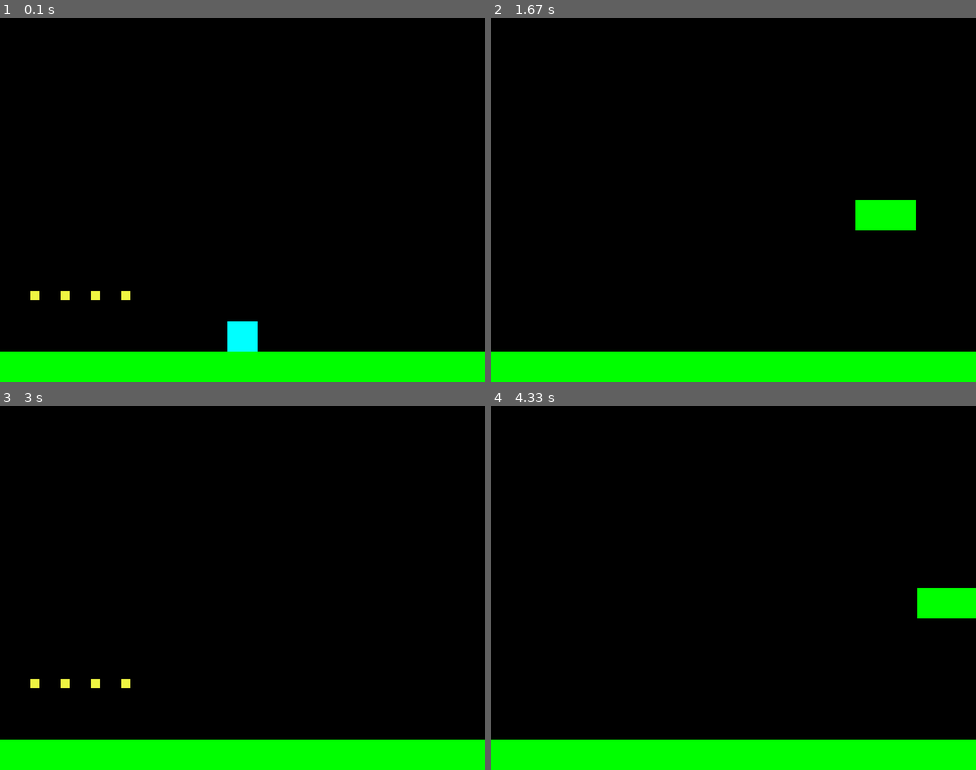
Above: before the commit, frames 1-4 (two rows, left to right).
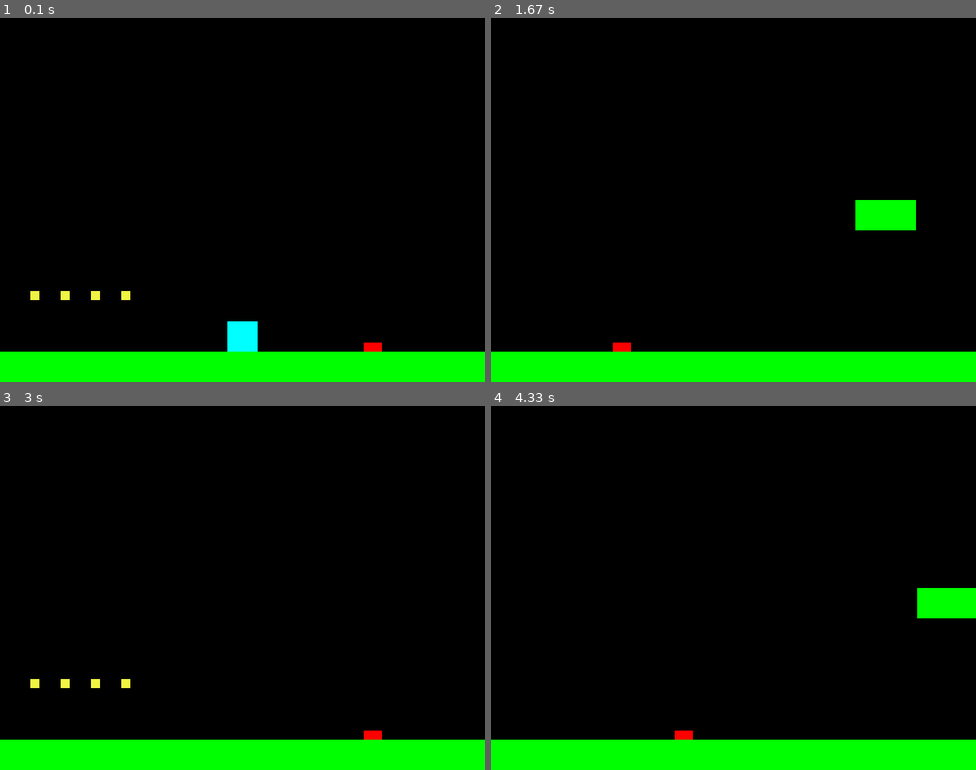
Above: after the commit, the same moments.

Repository: Rundumu/pygame-sonic-clone
Game: pygame game, started from main.py
Two runs of this game, one before a commit and one after it. Both use one fixed random seed, a clock stepped at 60 frames per second and the inputs below.
Inputs:
- Up to frame 1 (0.1 s): no input
- Up to frame 2 (1.67 s): hold Right 0.33-0.8 s; hold Up 0.83-1.13 s; hold Right 1.17-1.63 s
- Up to frame 3 (3 s): hold Left 1.67-2.2 s; hold Left 2.23-2.63 s; hold Up from 2.67 s (still down)
- Up to frame 4 (4.33 s): release Up at 3.03 s; hold Right 3.07-3.7 s; hold Left 3.73-4.2 s; hold Right from 4.23 s (still down)

The runs differ from the first frame. In frame 1, less than 0.1% of the frame differs, in the area x 75-79%, y 89-92%; in frame 2, less than 0.1%; in frame 3, less than 0.1%; in frame 4, less than 0.1%.

Commit message:
beginning work on spike functionality

Diff:
--- a/main.py
+++ b/main.py
@@ -60,6 +60,9 @@
 ramps = pygame.sprite.Group()
 ramps.add(ramp)
 
+# spikes
+spike = Spike(600, HEIGHT - 65)
+spikes = pygame.sprite.Group()
 
 # all sprites
 sprites = pygame.sprite.Group()
@@ -67,6 +70,7 @@
 sprites.add(plats)
 sprites.add(ground)
 sprites.add(ramp)
+sprites.add(spike)
 
 # rings
 # ring = Ring(100, HEIGHT - 120)
@@ -165,6 +169,12 @@
         print(RING_COUNT)
         ring_hits[0].kill()
 
+    pricks = pygame.sprite.spritecollide(s, spikes, False)
+
+    if pricks:
+        RING_COUNT = 0
+        print(RING_COUNT)
+
     # TODO: create an exploding list that generates rings
 
 
--- a/settings.py
+++ b/settings.py
@@ -40,12 +40,6 @@
     ring_offset += 50
 
 
-
-
-
-
-
-
 # Player properties
 HALF_P_WIDTH = 25
 PREVIOUS_POS = [0, 0]
--- a/sprites.py
+++ b/sprites.py
@@ -135,3 +135,14 @@
 
     def update(self):
         pass
+
+class Spike(pygame.sprite.Sprite):
+
+    def __init__(self, x, y):
+        pygame.sprite.Sprite.__init__(self)
+
+        self.image = pygame.Surface((30, 15))
+        self.image.fill(RED)
+        self.rect = self.image.get_rect()
+        self.rect.x = x
+        self.rect.y = y
